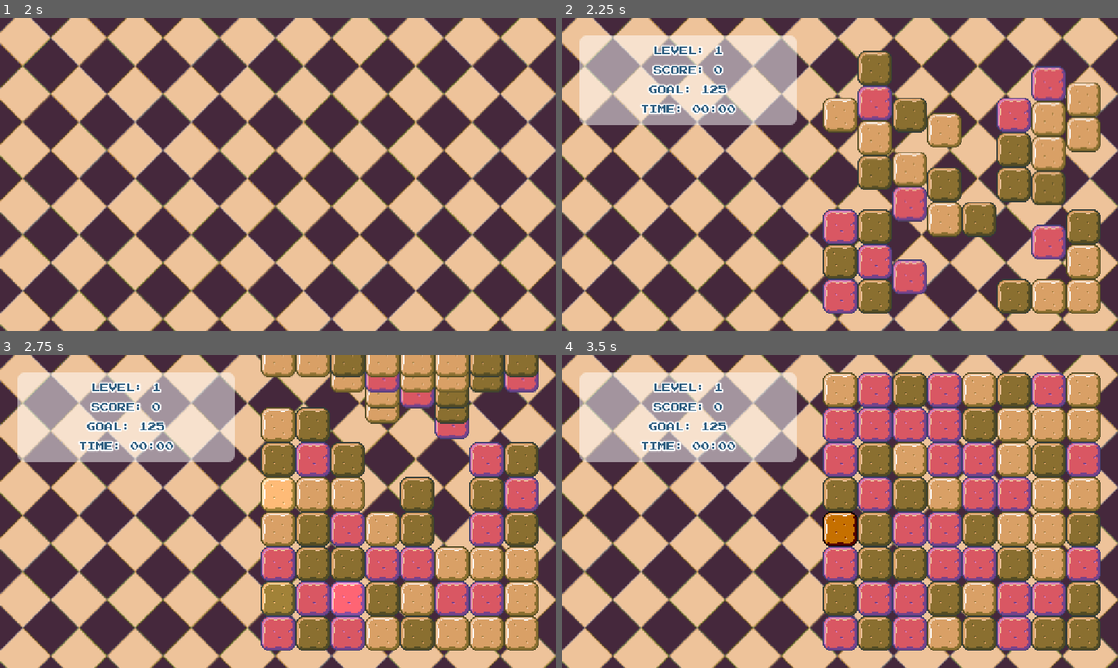
Above: before the commit, frames 1-4 (two rows, left to right).
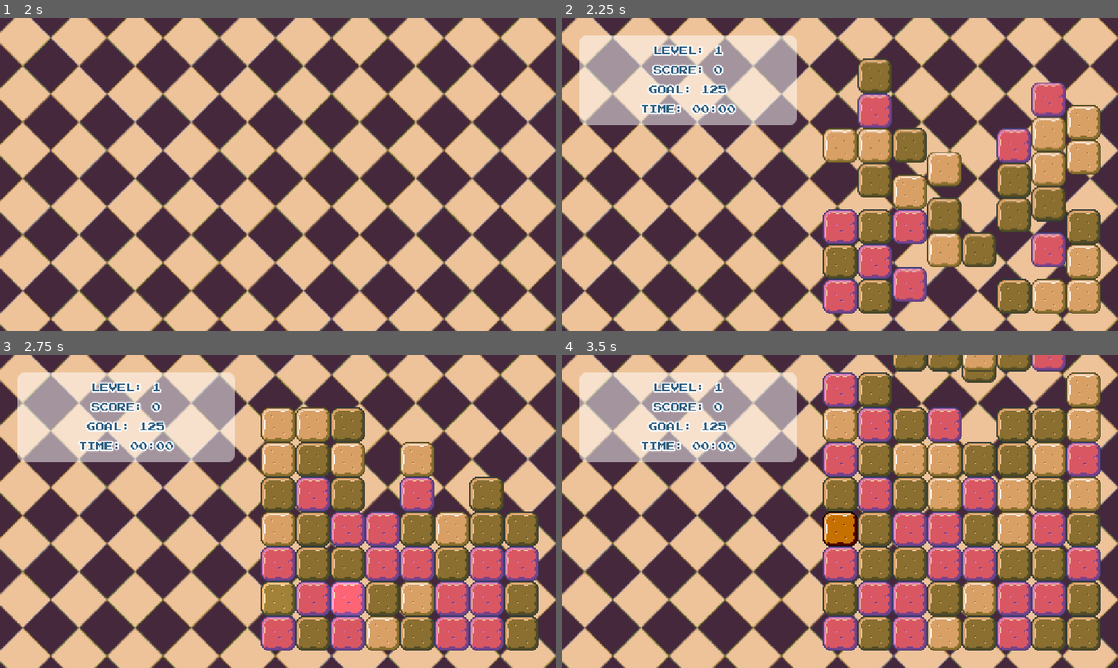
Above: after the commit, the same moments.

Repository: lazaromenezes/edx-games50
Game: Godot game, scene res://scenes/title_screen/title_screen.tscn
The game is run twice, just before and just after one commit, with the same random seed, the same clock (stepped at 60 frames per second) and the same inputs.
Inputs (mouse positions are in pixels of both pictures, inside the frame that each line leads up to):
- Up to frame 1 (2 s): click "Start" at 0.5 s; move the mouse to (400, 158) at 1.27 s; press the mouse at (400, 158) at 1.28 s
- Up to frame 2 (2.25 s): move the mouse to (728, 190) at 2.02 s; release the mouse at (728, 190) at 2.03 s; click (728, 190) at 2.1 s
- Up to frame 3 (2.75 s): no input
- Up to frame 4 (3.5 s): move the mouse to (840, 530) at 2.77 s; press the mouse at (840, 530) at 2.78 s

Frame 1 is identical in both runs. In frame 2, 16% of the frame differs, in the area x 46-97%, y 10-91%; in frame 3, 22%, in the area x 46-97%, y 0-95%; in frame 4, 15%.

Commit message:
Adjust movement speed

Diff:
--- a/match_three/scenes/game/game_board.gd
+++ b/match_three/scenes/game/game_board.gd
@@ -3,13 +3,15 @@
 signal board_ready()
 signal scored(points)
 
+const PLAY_SWAP_TIME: float = 0.1
+const GAME_SWAP_TIME: float = 0.001
+
 @export var board_size: Vector2 = Vector2(8, 8)
-@export var swap_time: float = 0.1
 @export var validate_adjacents: bool = true
 
+var _swap_time: float = GAME_SWAP_TIME
 var _tile_scene: PackedScene = preload("res://scenes/play_tile/play_tile.tscn")
 var _viewport_halfed: Vector2
-
 var _current_selected: PlayTile = null
 var _tiles: Array[Array] = []
 var _can_move: bool = false
@@ -19,6 +21,7 @@
 	_viewport_halfed = get_viewport_rect().size / 2.0
 
 func new_board(level: int):
+	_swap_time = GAME_SWAP_TIME
 	_level = level
 	_current_selected = null
 	_tiles = []
@@ -30,6 +33,7 @@
 
 func _ready_to_play():
 	board_ready.emit()
+	_swap_time = PLAY_SWAP_TIME
 
 func _clear():
 	for tile in get_children():
@@ -103,8 +107,8 @@
 	var b_position = b.position
 
 	var tween = create_tween()
-	tween.tween_property(a, "position", b_position, swap_time)
-	tween.parallel().tween_property(b, "position", a_position, swap_time)
+	tween.tween_property(a, "position", b_position, _swap_time)
+	tween.parallel().tween_property(b, "position", a_position, _swap_time)
 	await tween.finished
 
 func _are_adjacent(a: PlayTile, b: PlayTile):
@@ -235,7 +239,7 @@
 
 					tween\
 					.parallel()\
-					.tween_property(tile, "position:y", TileManager.TILE_SIZE * empty_slot, 0.15)
+					.tween_property(tile, "position:y", TileManager.TILE_SIZE * empty_slot, PLAY_SWAP_TIME)
 
 					_tiles[row][column] = null
 
@@ -270,7 +274,7 @@
 
 				tween\
 				.parallel()\
-				.tween_property(play_tile, "position:y", original_position.y, 0.15)
+				.tween_property(play_tile, "position:y", original_position.y, PLAY_SWAP_TIME)
 
 	tween.tween_callback(_check_for_matches.bind(_ready_to_play))
 
